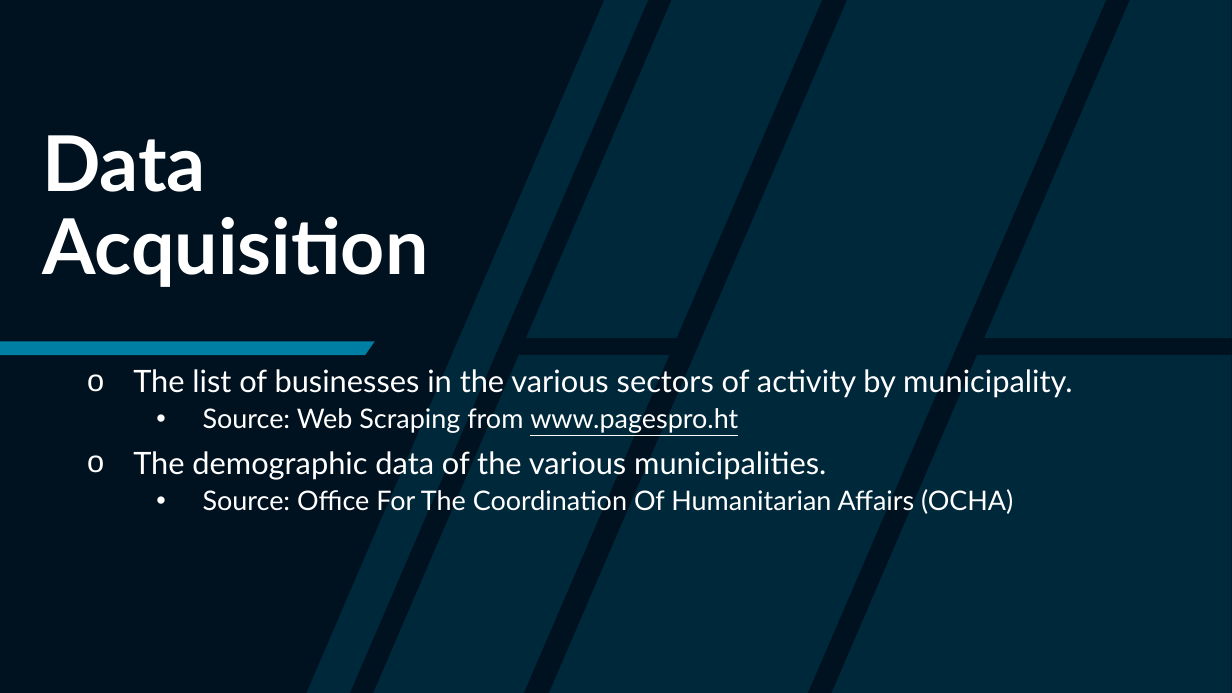
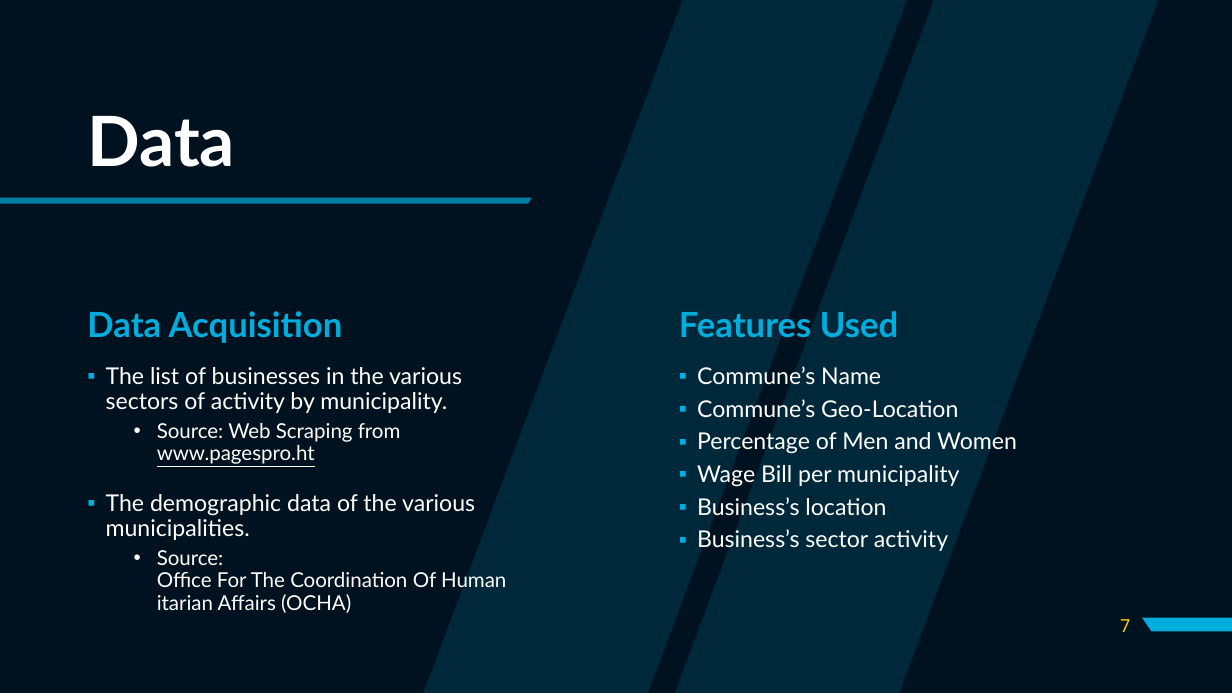
Before and after one commit to Ldave01/Best_Place_For_Business, a slide deck: slide 7 of Analyzing Business Location in Haiti.pptx (slide 5 before the commit). Drawn at 1232x693 pixels with LibreOffice and Linux fonts; fonts in the diff are those of the drawing. Boxes give left, top, right and bottom in pixels: in the first picture for what was removed or moved away, otherwise in the second. Text is boxed around its words. In the diff, an @@ line names an element or a change of style, - is before the commit and + after.

```diff
--- a/Analyzing Business Location in Haiti.pptx
+++ b/Analyzing Business Location in Haiti.pptx
@@ freeform shape: place and size @@
-freeform shape at (307,0,1232,693)
+freeform shape at (422,0,1159,693)
@@ title added at (87,116,234,167), 54 pt, text #FFFFFF, bold @@
+Data
@@ freeform shape added at (0,197,532,204), fill #00AEDE at 70% opacity @@
@@ text "Data Acquisition": place and size @@
-text "Data Acquisition" at (42,135,428,287)
+text "Data Acquisition" at (87,311,343,343)
@@ text "Data Acquisition" at (87,311,343,343): size 60 to 27 pt, text colour #FFFFFF to #00AEDE; more space between paragraphs; vertical alignment middle to top @@
@@ text added at (679,311,898,338), 27 pt, text #00AEDE, bold @@
+Features Used
@@ freeform shape removed at (0,340,375,355) @@
@@ text "The list of businesses in ..." at (106,367,475,613): size 24 to 18 pt in "The list of businesses in the various ...", "The demographic data of the various municipalities."; size 21 to 16 pt in "Source: Web Scraping from www.pagespro.ht", "Source: Office For The Coordination Of Humanitarian ..."; bullet o to ▪; less space between paragraphs; indent changed @@
@@ text added at (697,366,1017,551), 18 pt, text #FFFFFF @@
+▪ Commune’s Name
+▪ Commune’s Geo-Location
+▪ Percentage of Men and Women
+▪ Wage Bill per municipality
+▪ Business’s location
+▪ Business’s sector activity
@@ page number added at (1120,619,1130,632), 14 pt, text #FFCD00 @@
+7
@@ freeform shape added at (1141,616,1232,631), fill #00AEDE @@
```
Also in this commit, not shown: 4 other slides changed, 9 slides added, 8 slides removed, 4 other files.
